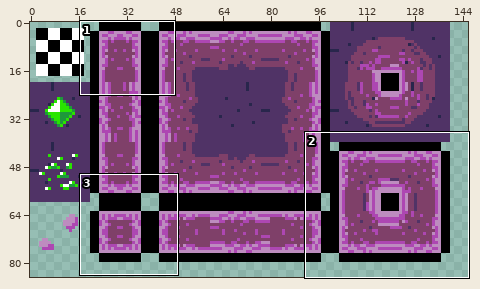
Edited in one commit: sprite sheet (tilesets/CaveTileSet/output_tileset.png). The picture above shows the old version from afar; the outline marks the close-up.
Close-up. Earlier state:
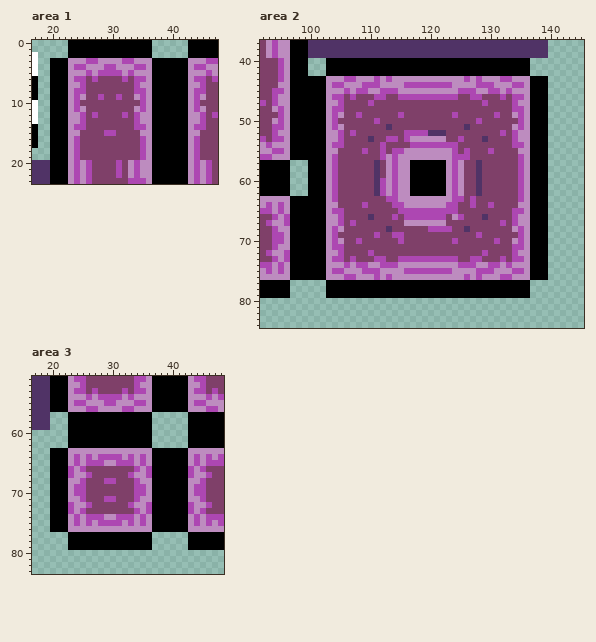
The file is 160x160 pixels. Shown: area 1: x 17..47, y 0..23; area 2: x 92..145, y 37..84; area 3: x 17..48, y 51..83. The wide view leaves out empty margins. The commit also changed other parts of the picture, which this record leaves out.
And afterwards:
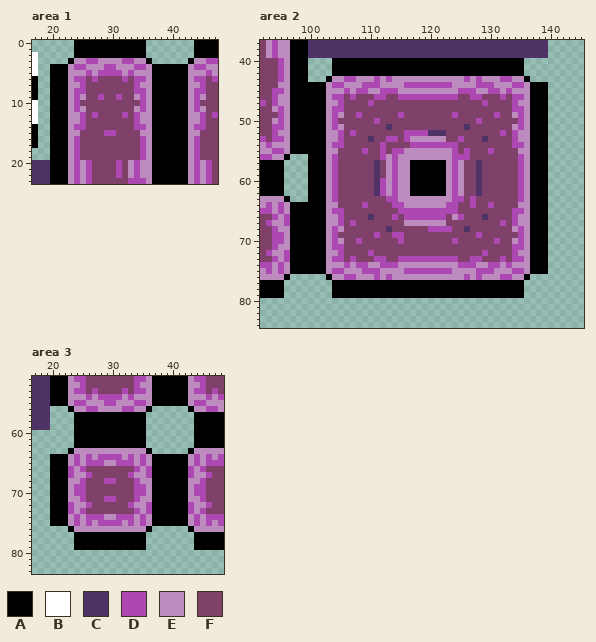
Palette (. is transparent): A #000000  B #ffffff  C #503366  D #ad47b2  E #bd8cbf  F #7f4069
Difference:
Area 1:
Colour E gives way to colour A in row 3 at x 23, 36 and 43.
The edit erases colour A in rows 0 to 2 at x 23, 36 and 43; in row 3 at x 20 to 22 and 37 to 42.
Area 2:
Colour E gives way to colour A in row 43 at x 103 and 136; in row 56 at x 96; in row 63 at x 96; in row 76 at x 96, 103 and 136.
The edit erases colour A in rows 40 to 42 at x 103 and 136; in row 43 at x 100 to 102 and 137 to 139; in row 56 at x 97 to 99; in rows 57 to 62 at x 96; in row 63 at x 97 to 99; in row 76 at x 97 to 102 and 137 to 139.
The edit erases colour A in rows 77 to 79 at x 96, 103 and 136.
Area 3:
Colour E gives way to colour A in row 56 at x 23, 36 and 43; in row 63 at x 23, 36 and 43; in row 76 at x 23, 36 and 43.
The edit erases colour A in row 56 at x 20 to 22 and 37 to 42; in rows 57 to 62 at x 23, 36 and 43; in row 63 at x 20 to 22 and 37 to 42; in row 76 at x 20 to 22 and 37 to 42; in rows 77 to 79 at x 23, 36 and 43.
